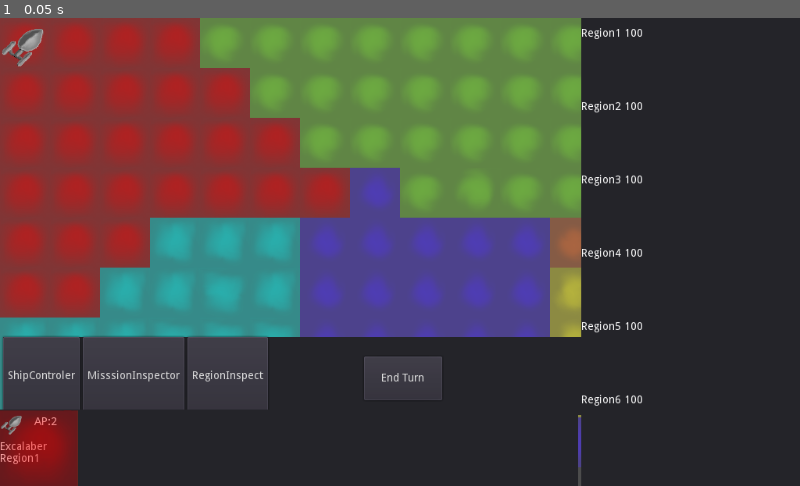
Above: before the commit, frame 1.
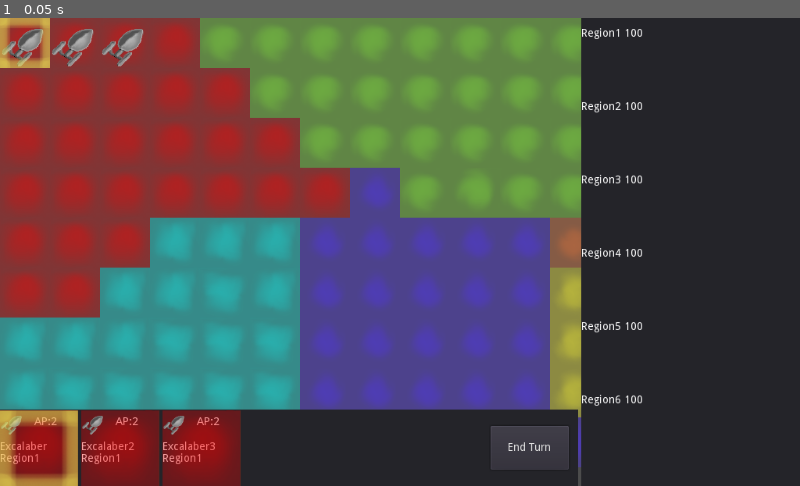
Above: after the commit, the same moment.

Repository: AngryMajor/StarShipGame
Game: Godot game, scene res://General/Main.tscn
Two runs of this game, one before a commit and one after it. Both use one fixed random seed, a clock stepped at 60 frames per second and the inputs below.
Inputs:
- Up to frame 1 (0.05 s): no input

The runs differ from the first frame. In frame 1, 17% of the frame differs, in the area x 0-73%, y 0-100%.

Commit message:
implemented multipul ship control, selected ship highlighting and map mouse currser

Diff:
--- a/General/GameState.gd
+++ b/General/GameState.gd
@@ -1,6 +1,13 @@
 extends Node
 
 var world : WorldController
+
+var selectedShip : Ship setget set_selected_ship
+signal ship_selection_Changed
+
+func set_selected_ship(ship):
+	selectedShip = ship
+	emit_signal("ship_selection_Changed")
 
 signal time_progressed(amount)
 
--- /dev/null
+++ b/General/HighlightComp.gd
@@ -0,0 +1,59 @@
+extends Node
+
+signal data_updated
+
+var selectionMap = {}
+export var highlight_selected_ship = true setget set_highlight_selected_ship
+export var highlight_currser = true
+
+export(NodePath) var _shipComp
+onready var shipComp = get_node(_shipComp)
+
+var selected_ship_coords
+var currser_highlight_coords setget set_curser_highlight
+
+func set_curser_highlight(coord):
+	var old_coord = currser_highlight_coords
+	currser_highlight_coords = coord
+	if old_coord != null:
+		emit_signal("data_updated",old_coord)
+	emit_signal("data_updated",currser_highlight_coords)
+
+func set_highlight_selected_ship(value):
+	highlight_selected_ship = value
+	emit_signal("data_updated",selected_ship_coords)
+
+func get_data(coord):
+	var returnDict = {}
+	if highlight_selected_ship and coord == selected_ship_coords:
+		returnDict["Selected"] = GameState.selectedShip
+	elif highlight_currser and coord == currser_highlight_coords:
+		returnDict["Selected"] = 1
+	elif coord in selectionMap:
+		returnDict["Selected"] = selectionMap[coord]
+	return returnDict
+
+func _ready():
+	selected_ship_coords = shipComp.get_ship_coord(GameState.selectedShip)
+	GameState.connect("ship_selection_Changed",self,"on_ship_selection_changed")
+	shipComp.connect("data_updated",self,"on_ship_moved")
+
+
+func on_ship_moved(coord):
+	on_ship_selection_changed()
+
+func on_ship_selection_changed():
+	if shipComp.get_ship_coord(GameState.selectedShip) != null:
+		var old_selection_coords = selected_ship_coords
+		selected_ship_coords = shipComp.get_ship_coord(GameState.selectedShip)
+		emit_signal("data_updated",old_selection_coords)
+		emit_signal("data_updated",selected_ship_coords)
+
+func set_selected(coord):
+	var toBeClearedCoords = selectionMap.keys()
+	selectionMap.clear()
+	for clearedCoor in toBeClearedCoords:
+		emit_signal("data_updated",clearedCoor)
+	selectionMap[coord] = 22
+
+	emit_signal("data_updated",coord)
--- a/General/Main.tscn
+++ b/General/Main.tscn
@@ -13,7 +13,6 @@
 [ext_resource path="res://ShipGUICard.tscn" type="PackedScene" id=11]
 [ext_resource path="res://MouseController/MouseStates/RightInspector.gd" type="Script" id=12]
 [ext_resource path="res://General/ShipPannel.gd" type="Script" id=13]
-[ext_resource path="res://GUI/Command Pannel/CommandButton.gd" type="Script" id=16]
 [ext_resource path="res://MouseController/MouseStates/RegionInspect.gd" type="Script" id=17]
 [ext_resource path="res://MouseController/MouseStates/TestState.gd" type="Script" id=18]
 [ext_resource path="res://MouseController/MouseStates/MisssionInspector.gd" type="Script" id=19]
@@ -23,6 +22,7 @@
 
 [node name="MouseControler" type="Node2D" parent="."]
 script = ExtResource( 20 )
+_highlightComp = NodePath("../World/Components/HighlightComp")
 
 [node name="ShipControler" type="Node" parent="MouseControler"]
 script = ExtResource( 8 )
@@ -69,51 +69,6 @@
 size_flags_horizontal = 3
 size_flags_vertical = 3
 
-[node name="CommandPannel" type="Panel" parent="GUILayer"]
-anchor_top = 1.0
-anchor_right = 1.0
-anchor_bottom = 1.0
-margin_left = 4.0
-margin_top = -191.0
-margin_right = -280.0
-margin_bottom = -91.0
-rect_min_size = Vector2( 0, 100 )
-__meta__ = {
-"_edit_group_": true
-}
-
-[node name="HBoxContainer" type="HBoxContainer" parent="GUILayer/CommandPannel"]
-anchor_right = 1.0
-anchor_bottom = 1.0
-size_flags_horizontal = 3
-size_flags_vertical = 3
-
-[node name="Button4" type="Button" parent="GUILayer/CommandPannel/HBoxContainer"]
-margin_right = 98.0
-margin_bottom = 100.0
-focus_mode = 0
-enabled_focus_mode = 0
-text = "ShipControler"
-script = ExtResource( 16 )
-
-[node name="Button2" type="Button" parent="GUILayer/CommandPannel/HBoxContainer"]
-margin_left = 102.0
-margin_right = 232.0
-margin_bottom = 100.0
-focus_mode = 0
-enabled_focus_mode = 0
-text = "MisssionInspector"
-script = ExtResource( 16 )
-
-[node name="Button3" type="Button" parent="GUILayer/CommandPannel/HBoxContainer"]
-margin_left = 236.0
-margin_right = 339.0
-margin_bottom = 100.0
-focus_mode = 0
-enabled_focus_mode = 0
-text = "RegionInspect"
-script = ExtResource( 16 )
-
 [node name="RegionDisplay" type="Panel" parent="GUILayer"]
 anchor_left = 1.0
 anchor_right = 1.0
@@ -129,20 +84,6 @@
 size_flags_horizontal = 3
 size_flags_vertical = 3
 
-[node name="EndTurnButton" type="Button" parent="GUILayer"]
-anchor_left = 0.5
-anchor_top = 1.0
-anchor_right = 0.5
-anchor_bottom = 1.0
-margin_left = -46.0
-margin_top = -166.0
-margin_right = 54.0
-margin_bottom = -110.0
-focus_mode = 0
-enabled_focus_mode = 0
-text = "End Turn"
-script = ExtResource( 9 )
-
 [node name="ShipPannel" type="Panel" parent="GUILayer"]
 anchor_top = 1.0
 anchor_right = 1.0
@@ -157,6 +98,7 @@
 }
 shipGUICard = ExtResource( 11 )
 ship_List = NodePath("../../World/Components/ShipComp/ShipList")
+_shipComp = NodePath("../../World/Components/ShipComp")
 
 [node name="HBoxContainer" type="HBoxContainer" parent="GUILayer/ShipPannel"]
 anchor_right = 1.0
@@ -164,8 +106,18 @@
 size_flags_horizontal = 3
 size_flags_vertical = 3
 
-[connection signal="NewCommandSet" from="GUILayer/CommandPannel/HBoxContainer/Button4" to="MouseControler" method="_on_Button_NewCommandSet"]
-[connection signal="NewCommandSet" from="GUILayer/CommandPannel/HBoxContainer/Button2" to="MouseControler" method="_on_Button_NewCommandSet"]
-[connection signal="NewCommandSet" from="GUILayer/CommandPannel/HBoxContainer/Button3" to="MouseControler" method="_on_Button_NewCommandSet"]
+[node name="EndTurnButton" type="Button" parent="GUILayer"]
+anchor_left = 0.5
+anchor_top = 1.0
+anchor_right = 0.5
+anchor_bottom = 1.0
+margin_left = 116.0
+margin_top = -77.0
+margin_right = 216.0
+margin_bottom = -21.0
+focus_mode = 0
+enabled_focus_mode = 0
+text = "End Turn"
+script = ExtResource( 9 )
 
 [editable path="World"]
--- a/General/MainTileSet.tres
+++ b/General/MainTileSet.tres
@@ -311,3 +311,17 @@
 21/shape_one_way_margin = 0.0
 21/shapes = [  ]
 21/z_index = 0
+22/name = "ShipCommandGameTiles.png 22"
+22/texture = ExtResource( 1 )
+22/tex_offset = Vector2( 0, 0 )
+22/modulate = Color( 1, 1, 1, 1 )
+22/region = Rect2( 0, 192, 64, 64 )
+22/tile_mode = 0
+22/occluder_offset = Vector2( 0, 0 )
+22/navigation_offset = Vector2( 0, 0 )
+22/shape_offset = Vector2( 0, 0 )
+22/shape_transform = Transform2D( 1, 0, 0, 1, 0, 0 )
+22/shape_one_way = false
+22/shape_one_way_margin = 0.0
+22/shapes = [  ]
+22/z_index = 0
--- /dev/null
+++ b/General/MapSelectionManager.gd
@@ -0,0 +1,23 @@
+extends TileMap
+
+var selected_tiles:Array
+
+const highlight_tile_index = 22
+
+func set_highlighted_tiles(tiles:Array):
+	_reset_highlighted()
+	add_highlighted_tiles(tiles)
+
+func add_highlighted_tiles(tiles:Array):
+	for tile in tiles:
+		selected_tiles.append(tile)
+		self.set_cellv(tile,highlight_tile_index)
+
+func remove_highlighted_tiles(tiles:Array):
+	for tile in tiles:
+		selected_tiles.remove(selected_tiles.find(tile))
+		self.set_cellv(tile,-1)
+
+func _reset_highlighted():
+	remove_highlighted_tiles(selected_tiles)
+	selected_tiles.clear()
--- /dev/null
+++ b/General/SelectControler.gd
@@ -0,0 +1,8 @@
+extends Node
+
+export(NodePath) var _selection_map : NodePath
+onready var selection_map = get_node(_selection_map)
+
+func handel_input(event_dict):
+	var coords = event_dict["tileCoords"]
+	selection_map.set_highlighted_tiles([coords])
--- a/General/ShipComp.gd
+++ b/General/ShipComp.gd
@@ -7,10 +7,12 @@
 export var ship_scene : PackedScene
 
 func get_data(coord):
-	if ship_at(coord) == null:
+	var shipAt = ship_at(coord)
+	if shipAt == null:
 		return {}
 	else:
-		return {"Ship":ship_at(coord)}
+		var returnDict = {"Ship":shipAt}
+		return returnDict
 
 func ship_at(coord):
 	if coord in ship_map:
@@ -23,6 +25,8 @@
 
 	for ship in $ShipList.get_children():
 		add_ship(ship,region)
+
+	GameState.selectedShip = self.get_ships()[0]
 
 func add_ship(ship,region):
 	if ship.get_parent() != $ShipList:
@@ -55,15 +59,14 @@
 
 	while target == null and i < keys.size():
 		if ship_map[keys[i]] == ship:
-			target == ship
+			target = ship
 		else:
 			i += 1
 
-		if i == keys.size():
-			push_error("tryed to find untracked ship")
-			return null
-		else:
-			return keys[i]
+	if i == keys.size():
+		return null
+	else:
+		return keys[i]
 
 func _move_ship_to(region:Region,ship:Ship):
 	_remove_ship_from_its_region(ship)
--- a/General/ShipControlerMouse.gd
+++ b/General/ShipControlerMouse.gd
@@ -1,13 +1,25 @@
 extends Node
 
 func handel_input(event_dict):
+	match event_dict["button"]:
+		1:handel_left(event_dict)
+		2:handel_right(event_dict)
+
+func handel_right(event_dict):
 	var coords = event_dict["tileCoords"]
 	var shipComp = GameState.world.get_componnet("ShipComp")
-	var ship = shipComp.get_ships()[0]
+	var ship = GameState.selectedShip
 	var missionControler = GameState.world.get_componnet("MissionComp") as MissionComp
 	var missionAt = missionControler.mission_at(coords)
 	if missionAt != null:
 		ship.set_mission_target(missionAt)
+	else:
+		var region = GameState.world.regionMap.get_region_for(coords)
+		ship.set_destination(region)
 
-	var region = GameState.world.regionMap.get_region_for(coords)
-	ship.set_destination(region)
+func handel_left(event_dict):
+	var coords = event_dict["tileCoords"]
+	var shipComp = GameState.world.get_componnet("ShipComp")
+
+	if shipComp.ship_at(coords) != null:
+		GameState.selectedShip = shipComp.ship_at(coords)
--- a/General/ShipPannel.gd
+++ b/General/ShipPannel.gd
@@ -2,11 +2,17 @@
 
 export(PackedScene) var shipGUICard
 export (NodePath) var ship_List
+onready var shipList = get_node(ship_List)
 
-onready var shipList = get_node(ship_List)
+export (NodePath) var _shipComp
+onready var shipComp = get_node(_shipComp)
 
 func _ready():
 	for ship in shipList.get_children():
 		var card = shipGUICard.instance()
 		card.init(ship)
 		$HBoxContainer.add_child(card)
+		card.connect("ship_selection_request",self,"on_ship_selection_request")
+
+func on_ship_selection_request(ship:Ship):
+	GameState.selectedShip = ship
--- a/General/TileMapController.gd
+++ b/General/TileMapController.gd
@@ -23,4 +23,6 @@
 				returnDict["Main"] = 10 + data["Mission"].icon_index
 			if "Ship" in data and data["Ship"] != null:
 				returnDict["Main"] = 15
+			if "Selected" in data and data["Selected"] != null:
+				returnDict["Selection"] = 22
 	return returnDict
--- a/General/World.tscn
+++ b/General/World.tscn
@@ -14,6 +14,7 @@
 [ext_resource path="res://General/Regions/Components/Econemy/Effects/NegEconomicEffect.gd" type="Script" id=12]
 [ext_resource path="res://General/ShipComp.gd" type="Script" id=13]
 [ext_resource path="res://Ship.tscn" type="PackedScene" id=14]
+[ext_resource path="res://General/HighlightComp.gd" type="Script" id=15]
 
 [node name="World" type="Node2D"]
 script = ExtResource( 1 )
@@ -85,6 +86,15 @@
 
 [node name="Excalaber" parent="Components/ShipComp/ShipList" instance=ExtResource( 14 )]
 
+[node name="Excalaber2" parent="Components/ShipComp/ShipList" instance=ExtResource( 14 )]
+
+[node name="Excalaber3" parent="Components/ShipComp/ShipList" instance=ExtResource( 14 )]
+
+[node name="HighlightComp" type="Node" parent="Components"]
+script = ExtResource( 15 )
+highlight_currser = false
+_shipComp = NodePath("../ShipComp")
+
 [node name="TileMaps" type="Node" parent="."]
 script = ExtResource( 6 )
 
@@ -92,3 +102,8 @@
 tile_set = ExtResource( 3 )
 format = 1
 tile_data = PoolIntArray( 1179715, 1, 1, 1179716, 1, 1, 1179717, 1, 1, 1179718, 1, 1, 1179719, 1, 1, 1245256, 1, 1, 1245257, 1, 1, 1245258, 1, 1, 1245259, 1, 1, 1245260, 1, 1, 1245261, 1, 1, 1245262, 1, 1, 1245263, 1, 1, 1245264, 1, 1, 1245265, 1, 1, 1245266, 1, 1, 1245267, 1, 1, 1310804, 1, 1 )
+
+[node name="Selection" type="TileMap" parent="TileMaps"]
+tile_set = ExtResource( 3 )
+format = 1
+tile_data = PoolIntArray( 1179715, 1, 1, 1179716, 1, 1, 1179717, 1, 1, 1179718, 1, 1, 1179719, 1, 1, 1245256, 1, 1, 1245257, 1, 1, 1245258, 1, 1, 1245259, 1, 1, 1245260, 1, 1, 1245261, 1, 1, 1245262, 1, 1, 1245263, 1, 1, 1245264, 1, 1, 1245265, 1, 1, 1245266, 1, 1, 1245267, 1, 1, 1310804, 1, 1 )
--- a/MouseController/MouseControler.gd
+++ b/MouseController/MouseControler.gd
@@ -1,4 +1,7 @@
 extends Node2D
+
+export(NodePath) var _highlightComp : NodePath
+onready var highlightComp = get_node(_highlightComp)
 
 var CurrMosueState setget _set_mouse_state
 
@@ -6,12 +9,16 @@
 	self.CurrMosueState = get_child(0).name
 
 func _unhandled_input(event):
+	var _map = GameState.world
+	if event is InputEventMouseMotion:
+		var coord = _map.convert_world_to_map_coors(get_global_mouse_position())
+		highlightComp.currser_highlight_coords = coord
+
 	if event is InputEventMouseButton and event.is_pressed():
 		var event_dict = {}
 
-		var _map = GameState.world
-
 		event_dict["tileCoords"] = _map.convert_world_to_map_coors(get_global_mouse_position())
+		event_dict["button"] = event.button_index
 
 		CurrMosueState.handel_input(event_dict)
 
--- a/ShipGUICard.gd
+++ b/ShipGUICard.gd
@@ -1,20 +1,41 @@
 extends Control
 
 var my_ship : Ship
+export(Texture) var baseTexture : Texture
+signal ship_selection_request(ship)
 
 func init(ship:Ship):
+	var button = $ShipButton as TextureButton
+	var atlasTexture = AtlasTexture.new()
+	atlasTexture.atlas = baseTexture
+	atlasTexture.region.size = Vector2(64,64)
+	atlasTexture.region.position = Vector2(0,128)
+	button.texture_normal = atlasTexture
+
 	my_ship = ship
 	my_ship.connect("DataUpdated",self,"_on_ship_updated")
 	$ShipLabel.text = my_ship.name
 	$APLable.text = String(my_ship.currAP)
 	display_ship_Region()
 	check_ship_available()
+	$ShipButton.connect("button_down",self,"on_button_down")
+
+	GameState.connect("ship_selection_Changed",self,"on_ship_selection_changed")
+	on_ship_selection_changed()
+
+func on_ship_selection_changed():
+	if my_ship == GameState.selectedShip:
+		$ShipButton/HighlightTexture.visible = true
+	else:
+		$ShipButton/HighlightTexture.visible = false
 
 func _on_ship_updated():
 	$APLable.text = String(my_ship.currAP)
 	check_ship_available()
 	display_ship_Region()
 
+func on_button_down():
+	emit_signal("ship_selection_request",my_ship)
 
 func display_ship_Region():
 	$LocationLable.text = my_ship.region.name
--- a/ShipGUICard.tscn
+++ b/ShipGUICard.tscn
@@ -18,13 +18,10 @@
 	if value == true:
 		self.modulate = Color(1,1,1,1)
 	else:
-			self.modulate = Color(0.8,0.8,0.8,0.5)
+		self.modulate = Color(0.8,0.8,0.8,0.5)
 
 func _ready():
 	self.connect(\"button_down\",self,\"_on_button_down\")
-
-func _on_button_down():
-	pass
 
 func rerender():
 	self.visible = false
@@ -40,11 +37,17 @@
 atlas = ExtResource( 1 )
 region = Rect2( 448, 64, 64, 64 )
 
+[sub_resource type="AtlasTexture" id=4]
+flags = 4
+atlas = ExtResource( 1 )
+region = Rect2( 0, 192, 64, 64 )
+
 [node name="ShipCard" type="Control"]
 margin_right = 40.0
 margin_bottom = 40.0
 rect_min_size = Vector2( 100, 100 )
 script = ExtResource( 2 )
+baseTexture = ExtResource( 1 )
 
 [node name="APText" type="Label" parent="."]
 margin_left = 44.0
@@ -87,3 +90,10 @@
 texture = SubResource( 1 )
 expand = true
 stretch_mode = 5
+
+[node name="HighlightTexture" type="TextureRect" parent="ShipButton"]
+visible = false
+margin_right = 100.0
+margin_bottom = 102.0
+texture = SubResource( 4 )
+expand = true
Not shown, changed: .mono/metadata/ide_messaging_meta.txt
Not shown: 1 places in General/Main.tscn that only renumber resources
Binary file changed: General/ShipCommandGameTiles.png
Not shown: 1 places in General/World.tscn that only renumber resources
Not shown: 1 places in ShipGUICard.tscn that only renumber resources
Not shown, added: General/ShipCommandGameTiles.xcf
